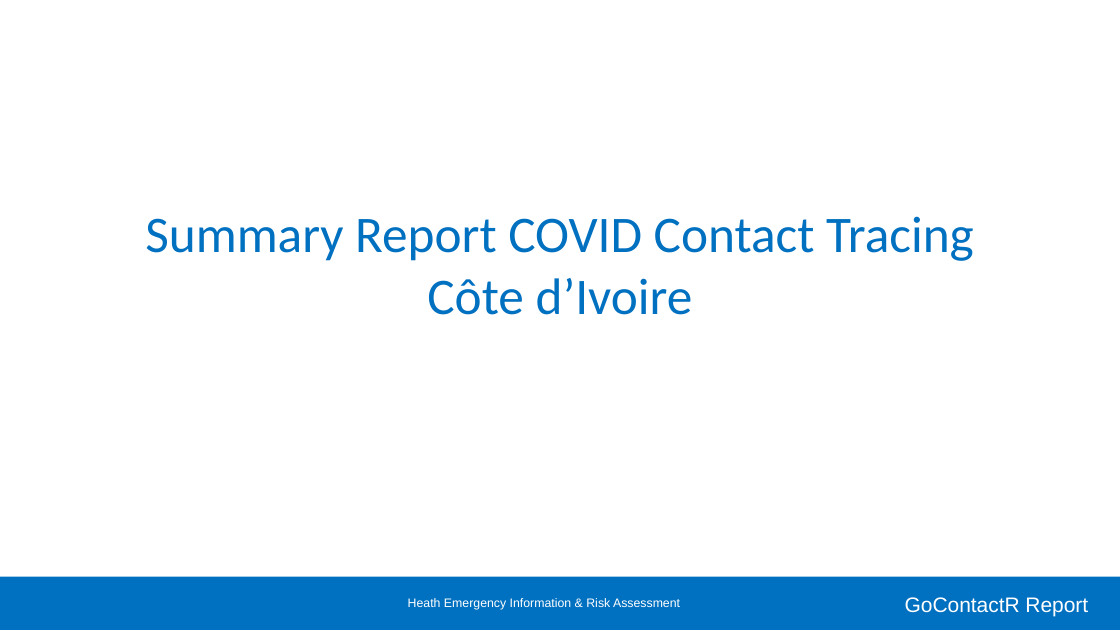
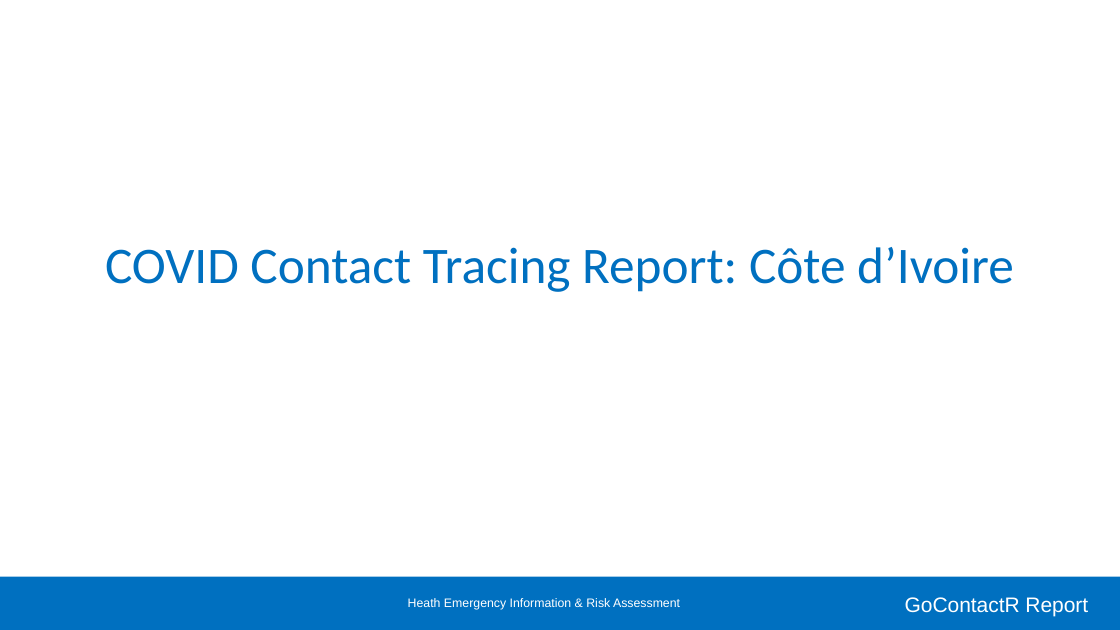
Before and after one commit to kendavidn/GoContactR, a slide deck: slide 1 of markdown/pptx_template.pptx. Drawn at 1120x630 pixels with LibreOffice and Linux fonts; fonts in the diff are those of the drawing; background and template pictures are left out. Boxes give left, top, right and bottom in pixels: in the first picture for what was removed or moved away, otherwise in the second. Text is boxed around its words. In the diff, an @@ line names an element or a change of style, - is before the commit and + after.

```diff
--- a/markdown/pptx_template.pptx
+++ b/markdown/pptx_template.pptx
@@ title at (105,247,1014,292): text changed @@
-Summary Report COVID Contact Tracing Côte d’Ivoire
+COVID Contact Tracing Report: Côte d’Ivoire
```
Also in this commit, not shown: 15 slides added, 2 slides removed, 35 other files.
